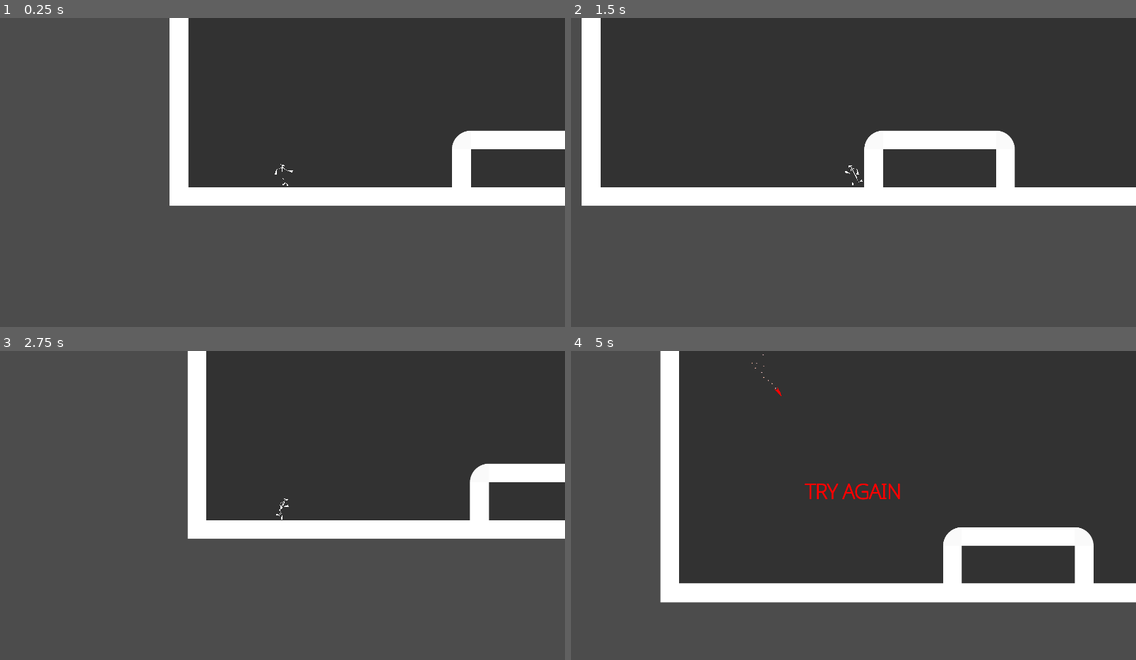
Above: before the commit, frames 1-4 (two rows, left to right).
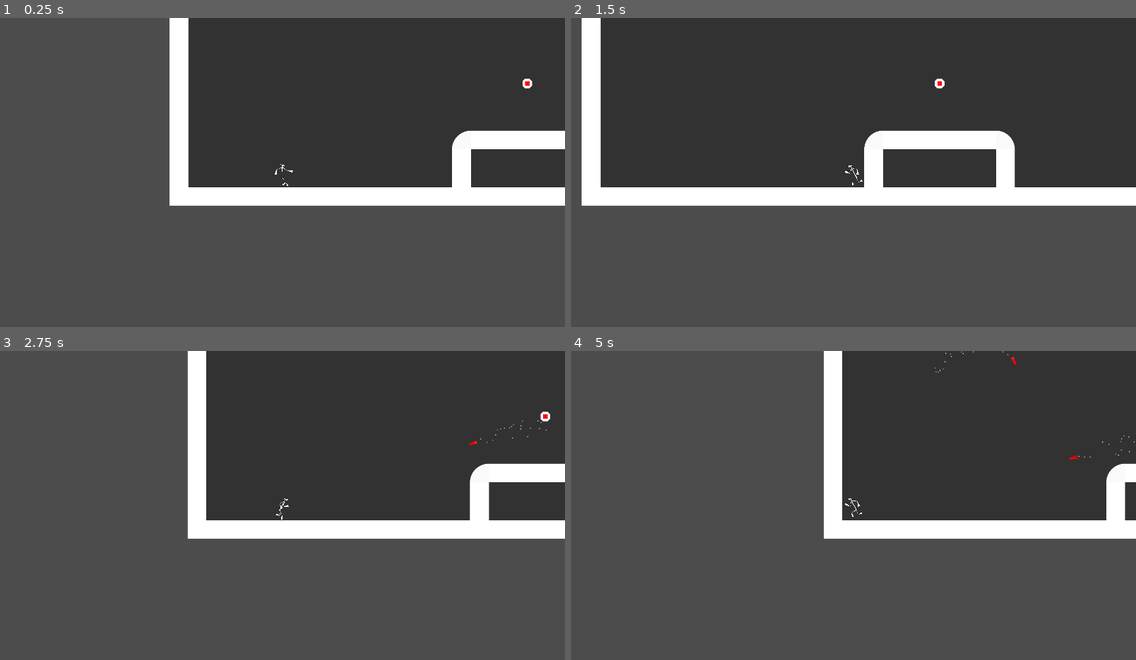
Above: after the commit, the same moments.

Repository: Luraktinus/EN_
Game: Godot game, scene res://Levels/10.tscn
The game is run twice, just before and just after one commit, with the same random seed, the same clock (stepped at 60 frames per second) and the same inputs. This scene is started directly instead of the project's main scene.
Inputs:
- Up to frame 1 (0.25 s): no input
- Up to frame 2 (1.5 s): tap Enter at 0.5 s; hold Right (ui_right) 0.53-1.28 s; hold Left (ui_left) from 1.28 s (still down)
- Up to frame 3 (2.75 s): release Left (ui_left) at 2.03 s; hold Right (ui_right) from 2.03 s (still down)
- Up to frame 4 (5 s): release Right (ui_right) at 2.78 s; hold Up (ui_up) 2.78-3.53 s; hold Left (ui_left) from 3.53 s (still down)

The runs differ from the first frame. In frame 1, less than 0.1% of the frame differs, in the area x 92-95%, y 19-23%; in frame 2, less than 0.1%; in frame 3, less than 0.1%; in frame 4, 40%, in the area x 15-100%, y 0-82%.

Commit message:
Turret and stuff

Diff:
--- a/Enemies/Rocket.gd
+++ b/Enemies/Rocket.gd
@@ -1,7 +1,6 @@
 extends KinematicBody2D
 
-onready var root = str(get_tree().get_current_scene().name)
-onready var player = get_node("/root/"+root+"/Player")
+onready var player = get_tree().get_nodes_in_group("Player")[0]
 
 signal exploded
 
@@ -14,7 +13,9 @@
 
 
 func _ready():
-	rotation = position.angle_to(player.position)
+	var before =  rotation
+	var vec = player.position - position
+	rotation = atan2(vec.y, vec.x)
 
 
 func _physics_process(delta):
--- a/Enemies/Turret.gd
+++ b/Enemies/Turret.gd
@@ -5,7 +5,7 @@
 onready var player = get_tree().get_nodes_in_group("Player")[0]
 
 onready var ray = $Ray
-export var max_rockets = 2
+export var max_rockets = 1
 var rocket_count = 0
 export var cooldown = 120
 var cd = cooldown
--- a/Levels/1.tscn
+++ b/Levels/1.tscn
@@ -16,22 +16,38 @@
 use_filter = true
 font_data = ExtResource( 5 )
 
-[sub_resource type="GDScript" id=2]
-
-script/source = "extends Camera2D
-
-
-func _ready():
-
-
-
-	pass"
-
 [node name="1" type="Node2D"]
 position = Vector2( -192, 320 )
 
+[node name="Camera2D" type="Camera2D" parent="." groups=[
+"Preview",
+]]
+position = Vector2( 1046.41, -61.776 )
+anchor_mode = 0
+rotating = false
+current = false
+zoom = Vector2( 0.61, 0.5 )
+limit_left = -10000000
+limit_top = -10000000
+limit_right = 10000000
+limit_bottom = 10000000
+limit_smoothed = false
+drag_margin_h_enabled = true
+drag_margin_v_enabled = true
+smoothing_enabled = false
+smoothing_speed = 5.0
+offset_v = 0.0
+offset_h = 0.0
+drag_margin_left = 0.2
+drag_margin_top = 0.2
+drag_margin_right = 0.2
+drag_margin_bottom = 0.2
+editor_draw_screen = true
+editor_draw_limits = false
+editor_draw_drag_margin = false
+
 [node name="Player" parent="." instance=ExtResource( 1 )]
-position = Vector2( 576, 64 )
+position = Vector2( 1046.55, 67.7948 )
 z_index = 5
 
 [node name="Goal" parent="." instance=ExtResource( 2 )]
@@ -95,31 +111,3 @@
 stream_paused = false
 mix_target = 0
 bus = "Master"
-
-[node name="Camera2D" type="Camera2D" parent="." groups=[
-"Preview",
-]]
-position = Vector2( 185, -335 )
-anchor_mode = 0
-rotating = false
-current = false
-zoom = Vector2( 0.61, 0.5 )
-limit_left = -10000000
-limit_top = -10000000
-limit_right = 10000000
-limit_bottom = 10000000
-limit_smoothed = false
-drag_margin_h_enabled = true
-drag_margin_v_enabled = true
-smoothing_enabled = false
-smoothing_speed = 5.0
-offset_v = 0.0
-offset_h = 0.0
-drag_margin_left = 0.2
-drag_margin_top = 0.2
-drag_margin_right = 0.2
-drag_margin_bottom = 0.2
-editor_draw_screen = true
-editor_draw_limits = false
-editor_draw_drag_margin = false
-script = SubResource( 2 )
--- a/Levels/10.tscn
+++ b/Levels/10.tscn
@@ -47,7 +47,7 @@
 [node name="Enemies" type="Node2D" parent="."]
 
 [node name="Turret" parent="Enemies" instance=ExtResource( 4 )]
-position = Vector2( 388.28, -861.375 )
+position = Vector2( 1408, -224 )
 
 [node name="Mine24" parent="Enemies" instance=ExtResource( 5 )]
 position = Vector2( 7200, 96 )
--- a/Levels/9.tscn
+++ b/Levels/9.tscn
@@ -7,83 +7,7 @@
 [ext_resource path="res://Enemies/GroundEnemy.tscn" type="PackedScene" id=5]
 [ext_resource path="res://Entitys/Goal.tscn" type="PackedScene" id=6]
 
-[sub_resource type="Animation" id=1]
-
-resource_name = "Rotation Clockwise"
-length = 4.0
-loop = true
-step = 1.0
-tracks/0/type = "value"
-tracks/0/path = NodePath(".:rotation_degrees")
-tracks/0/interp = 1
-tracks/0/loop_wrap = false
-tracks/0/imported = false
-tracks/0/enabled = true
-tracks/0/keys = {
-"times": PoolRealArray( 0, 1, 2, 3, 4 ),
-"transitions": PoolRealArray( 1, 1, 1, 1, 1 ),
-"update": 0,
-"values": [ 0.0, 90.0, 180.0, 270.0, 360.0 ]
-}
-
-[sub_resource type="Animation" id=2]
-
-resource_name = "Rotation Clockwise"
-length = 4.0
-loop = true
-step = 1.0
-tracks/0/type = "value"
-tracks/0/path = NodePath(".:rotation_degrees")
-tracks/0/interp = 1
-tracks/0/loop_wrap = false
-tracks/0/imported = false
-tracks/0/enabled = true
-tracks/0/keys = {
-"times": PoolRealArray( 0, 1, 2, 3, 4 ),
-"transitions": PoolRealArray( 1, 1, 1, 1, 1 ),
-"update": 0,
-"values": [ 90.0, 180.0, 270.0, 360.0, 450.0 ]
-}
-
-[sub_resource type="Animation" id=3]
-
-resource_name = "Rotation Clockwise"
-length = 4.0
-loop = true
-step = 1.0
-tracks/0/type = "value"
-tracks/0/path = NodePath(".:rotation_degrees")
-tracks/0/interp = 1
-tracks/0/loop_wrap = false
-tracks/0/imported = false
-tracks/0/enabled = true
-tracks/0/keys = {
-"times": PoolRealArray( 0, 1, 2, 3, 4 ),
-"transitions": PoolRealArray( 1, 1, 1, 1, 1 ),
-"update": 0,
-"values": [ 0.0, 90.0, 180.0, 270.0, 360.0 ]
-}
-
-[sub_resource type="Animation" id=4]
-
-resource_name = "Rotation Clockwise"
-length = 4.0
-loop = true
-step = 1.0
-tracks/0/type = "value"
-tracks/0/path = NodePath(".:rotation_degrees")
-tracks/0/interp = 1
-tracks/0/loop_wrap = true
-tracks/0/imported = false
-tracks/0/enabled = true
-tracks/0/keys = {
-"times": PoolRealArray( 0, 1, 2, 3, 4 ),
-"transitions": PoolRealArray( 1, 1, 1, 1, 1 ),
-"update": 0,
-"values": [ 90.0, 180.0, 270.0, 360.0, 450.0 ]
-}
-
-[sub_resource type="GDScript" id=5]
+[sub_resource type="GDScript" id=1]
 
 script/source = "extends Tween
 
@@ -91,30 +15,22 @@
 
 var rotation = 90
 onready var pos = pf.position
-var pos_change = Vector2(1000,0)
+var pos_change = Vector2(800,0)
 
 func _ready():
 	set_active(true)
-	interpolate_property(pf, \"rotation\", 0, 90, 5, Tween.TRANS_LINEAR, Tween.EASE_IN)
-	interpolate_property(pf, \"position\", pf.position, pf.position + pos_change, 5, Tween.TRANS_LINEAR, Tween.EASE_IN)
-	start()
-
-func _on_Tween_tween_completed(object, key):
-	reset(object,key)
-	if key == \"rotation\":
-		rotation *= -1
-		interpolate_property(object, key, 0, rotation, 5, Tween.TRANS_LINEAR, Tween.EASE_IN)
-	elif key == \"position\":
-		pos *= -1
-		interpolate_property(object, key, pf.position, pf.position + pos_change, 5, Tween.TRANS_LINEAR, Tween.EASE_IN)
+	interpolate_property(pf, \"rotation\", 0, 2*PI, 4, Tween.TRANS_LINEAR, Tween.EASE_IN, 1)
+	interpolate_property(pf, \"rotation\", 2*PI, 0, 4, Tween.TRANS_LINEAR, Tween.EASE_IN, 6)
+	interpolate_property(pf, \"position\", pos, pos + pos_change, 4, Tween.TRANS_LINEAR, Tween.EASE_IN, 1)
+	interpolate_property(pf, \"position\", pos + pos_change, pos, 4, Tween.TRANS_LINEAR,Tween.EASE_IN, 6)
 	start()
 
 
 
 
-"
+	"
 
-[sub_resource type="CircleShape2D" id=6]
+[sub_resource type="CircleShape2D" id=2]
 
 custom_solver_bias = 0.0
 radius = 8.43483
@@ -165,64 +81,6 @@
 
 [node name="Platforms" type="Node2D" parent="."]
 
-[node name="Block" parent="Platforms" instance=ExtResource( 3 )]
-editor/display_folded = true
-position = Vector2( 1442, 3932 )
-scale = Vector2( 3, 0.5 )
-
-[node name="AnimationPlayer" type="AnimationPlayer" parent="Platforms/Block"]
-root_node = NodePath("..")
-autoplay = "Rotation Clockwise"
-playback_process_mode = 1
-playback_default_blend_time = 1.0
-playback_speed = 0.5
-"anims/Rotation Clockwise" = SubResource( 1 )
-blend_times = [  ]
-
-[node name="Block2" parent="Platforms" instance=ExtResource( 3 )]
-editor/display_folded = true
-position = Vector2( 1634, 3932 )
-rotation = 3.14159
-scale = Vector2( 3, 0.5 )
-
-[node name="AnimationPlayer" type="AnimationPlayer" parent="Platforms/Block2"]
-root_node = NodePath("..")
-autoplay = "Rotation Clockwise"
-playback_process_mode = 1
-playback_default_blend_time = 1.0
-playback_speed = 0.5
-"anims/Rotation Clockwise" = SubResource( 2 )
-blend_times = [  ]
-
-[node name="Block3" parent="Platforms" instance=ExtResource( 3 )]
-editor/display_folded = true
-position = Vector2( 1826, 3932 )
-scale = Vector2( 3, 0.5 )
-
-[node name="AnimationPlayer" type="AnimationPlayer" parent="Platforms/Block3"]
-root_node = NodePath("..")
-autoplay = "Rotation Clockwise"
-playback_process_mode = 1
-playback_default_blend_time = 1.0
-playback_speed = 0.5
-"anims/Rotation Clockwise" = SubResource( 3 )
-blend_times = [  ]
-
-[node name="Block4" parent="Platforms" instance=ExtResource( 3 )]
-editor/display_folded = true
-position = Vector2( 2018, 3932 )
-rotation = 3.14159
-scale = Vector2( 3, 0.5 )
-
-[node name="AnimationPlayer" type="AnimationPlayer" parent="Platforms/Block4"]
-root_node = NodePath("..")
-autoplay = "Rotation Clockwise"
-playback_process_mode = 1
-playback_default_blend_time = 1.0
-playback_speed = 0.5
-"anims/Rotation Clockwise" = SubResource( 4 )
-blend_times = [  ]
-
 [node name="Block5" parent="Platforms" instance=ExtResource( 3 )]
 position = Vector2( 2743.96, 4578.72 )
 
@@ -233,10 +91,10 @@
 playback/active = false
 playback/repeat = true
 playback/speed = 1.0
-script = SubResource( 5 )
+script = SubResource( 1 )
 
 [node name="PinJoint2D" type="PinJoint2D" parent="."]
-position = Vector2( 2104, 4224 )
+position = Vector2( 1912.98, 3949.12 )
 node_a = NodePath("../StaticBody2D")
 node_b = NodePath("../RigidBody2D")
 bias = 0.0
@@ -244,7 +102,8 @@
 softness = 0.0
 
 [node name="StaticBody2D" type="StaticBody2D" parent="."]
-position = Vector2( 2104, 4224 )
+editor/display_folded = true
+position = Vector2( 1912.98, 3949.12 )
 input_pickable = false
 collision_layer = 1
 collision_mask = 1
@@ -255,14 +114,15 @@
 }
 
 [node name="CollisionShape2D" type="CollisionShape2D" parent="StaticBody2D"]
-shape = SubResource( 6 )
+shape = SubResource( 2 )
 
 [node name="Sprite" type="Sprite" parent="StaticBody2D"]
 scale = Vector2( 0.2, 0.2 )
 texture = ExtResource( 4 )
 
 [node name="RigidBody2D" type="RigidBody2D" parent="."]
-position = Vector2( 2104, 4528 )
+editor/display_folded = true
+position = Vector2( 1912.98, 4253.12 )
 input_pickable = false
 collision_layer = 1
 collision_mask = 1
--- a/Menu/BackButton.tscn
+++ b/Menu/BackButton.tscn
@@ -12,7 +12,7 @@
 
 "
 
-[node name="BackButton" index="0" instance=ExtResource( 1 )]
+[node name="BackButton" instance=ExtResource( 1 )]
 script = SubResource( 1 )
 
 [node name="Label" parent="." index="0"]
--- a/Menu/LevelMenu.tscn
+++ b/Menu/LevelMenu.tscn
@@ -11,20 +11,20 @@
 
 
 func _ready():
-	var scn = load(\"res://Levels/1.tscn\")
-	scn = scn.instance()
-	scn.pause_mode = PAUSE_MODE_STOP
-	add_child(scn)
+	change_scene(\"res://Levels/1.tscn\")
 
 
 
 func change_scene(scene):
-	get_child(0).queue_free()
+	if get_child(0):
+		get_child(0).queue_free()
 	var scn = load(scene)
 	scn = scn.instance()
 	scn.pause_mode = PAUSE_MODE_STOP
 #	get_tree().get_nodes_in_group(\"Preview\")[0].current = true
 	add_child(scn)
+	scn.get_node(\"Player/Camera2D\").current = true
+#	scn.get_node(\"Camera2D\").make_current()
 	"
 
 [node name="LevelMenu" type="Control"]
@@ -116,7 +116,7 @@
 "levelpreview",
 ]]
 arvr = false
-size = Vector2( 500, 500 )
+size = Vector2( 1000, 800 )
 own_world = true
 world = null
 transparent_bg = true
@@ -145,9 +145,9 @@
 anchor_top = 1.0
 anchor_bottom = 1.0
 margin_left = 30.0
-margin_top = -120.0
+margin_top = -122.0
 margin_right = 630.0
-margin_bottom = 0.0
+margin_bottom = -2.0
 
 [node name="PlayButton" parent="." instance=ExtResource( 4 )]
 anchor_left = 0.5
--- a/project.godot
+++ b/project.godot
@@ -29,6 +29,7 @@
 window/size/fullscreen=true
 window/stretch/mode="viewport"
 window/stretch/aspect="keep"
+window/stretch/shrink=1.0
 
 [gui]
 
Not shown: 1 places in Levels/1.tscn that only renumber resources
Not shown: 1 places in Levels/9.tscn that only renumber resources
